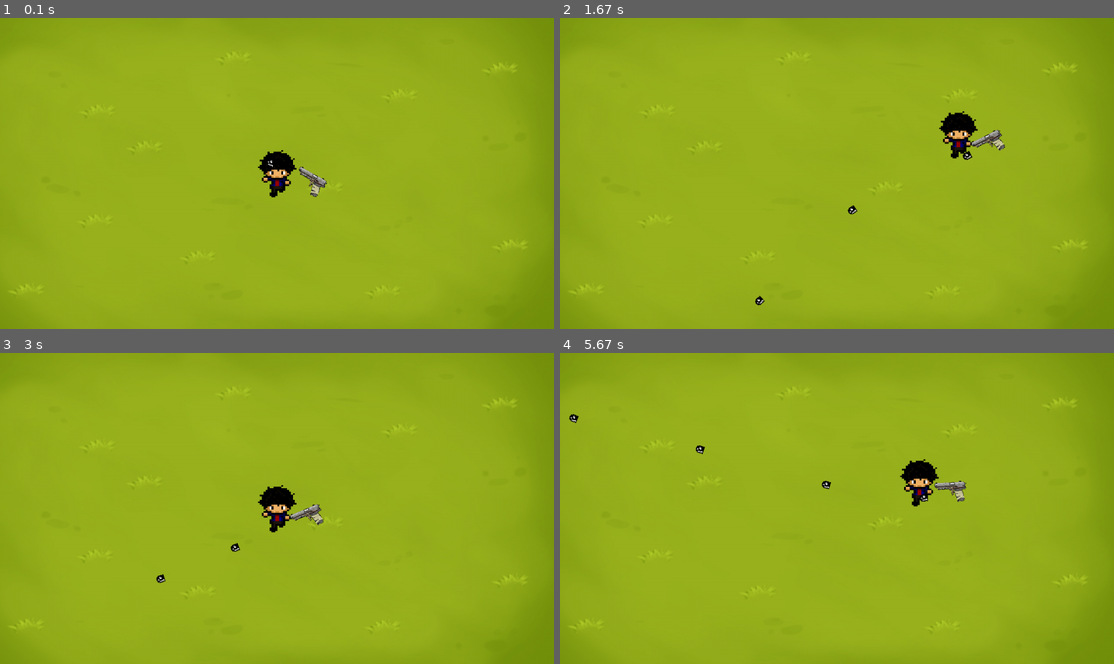
Above: before the commit, frames 1-4 (two rows, left to right).
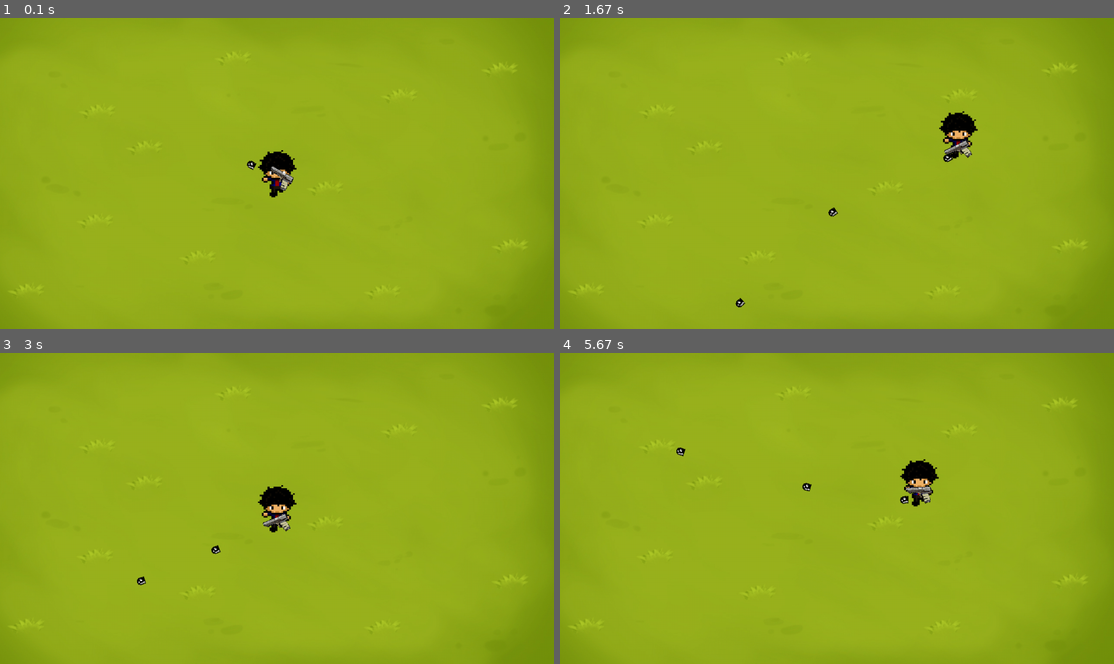
Above: after the commit, the same moments.

Repository: m13w/Legacy_of_Brok
Game: pygame game, started from pygame- game/main.py
Same seed, same stepped clock (60 frames per second), same inputs: the game is played once before the commit and once after it.
Inputs (mouse positions are in pixels of both pictures, inside the frame that each line leads up to):
- Up to frame 1 (0.1 s): no input
- Up to frame 2 (1.67 s): hold D 0.33-0.8 s; move the mouse to (814, 185) at 0.37 s; hold W 0.83-1.13 s; move the mouse to (1014, 164) at 0.87 s; hold D 1.17-1.63 s; move the mouse to (837, 195) at 1.2 s
- Up to frame 3 (3 s): hold A 1.67-2.2 s; move the mouse to (144, 511) at 1.7 s; hold S 2.23-2.53 s; move the mouse to (332, 576) at 2.27 s; hold A 2.57-2.97 s; move the mouse to (105, 580) at 2.6 s
- Up to frame 4 (5.67 s): hold W 3-3.37 s; move the mouse to (920, 399) at 3.03 s; hold D 3.4-4.03 s; move the mouse to (1041, 617) at 3.43 s; hold S 4.07-4.43 s; move the mouse to (903, 536) at 4.1 s; hold A 4.47-4.93 s; move the mouse to (848, 402) at 4.5 s; hold D 4.97-5.43 s; move the mouse to (704, 446) at 5 s; hold W from 5.47 s (still down); move the mouse to (637, 499) at 5.5 s

The runs differ from the first frame. In frame 1, 0.4% of the frame differs, in the area x 44-60%, y 45-58%; in frame 2, 0.5%; in frame 3, 0.5%; in frame 4, 0.6%, in the area x 1-74%, y 19-49%.

Commit message:
final_gun

Diff:
--- a/pygame- game/engine_init.py
+++ b/pygame- game/engine_init.py
@@ -35,7 +35,7 @@
         self.radius = PLAYER_COL_RADIUS
         self.gun_image = gun_image
         self.gun_rect = self.gun_image.get_rect()
-        self.gun_offset = pygame.Vector2(75, 25) #se refera la pozitia relativa fata de player
+        self.gun_offset = pygame.Vector2(30, 30) #se refera la pozitia relativa fata de player
         self.gun_angle = 0
         self.projectiles = []
         self.shoot_cooldown = 0
--- a/pygame- game/load.py
+++ b/pygame- game/load.py
@@ -15,10 +15,10 @@
 reset_image = pygame.transform.scale(reset_image, (300, 100))
 
 gun_image = pygame.image.load(ASSETS_PATH + "gun.png")
-gun_image = pygame.transform.scale(gun_image, (80, 80))
+gun_image = pygame.transform.scale(gun_image, (120, 120))
 
 gun_image_rev = pygame.image.load(ASSETS_PATH + "gun-rev.png")
-gun_image_rev = pygame.transform.scale(gun_image_rev, (80, 80))
+gun_image_rev = pygame.transform.scale(gun_image_rev, (120, 120))
 
 projectile_image = pygame.image.load(ASSETS_PATH + "bullet.png")
 projectile_image = pygame.transform.scale(projectile_image, (20, 20))
Binary file changed: pygame- game/assets/gun-rev.png
Binary file changed: pygame- game/assets/gun.png
